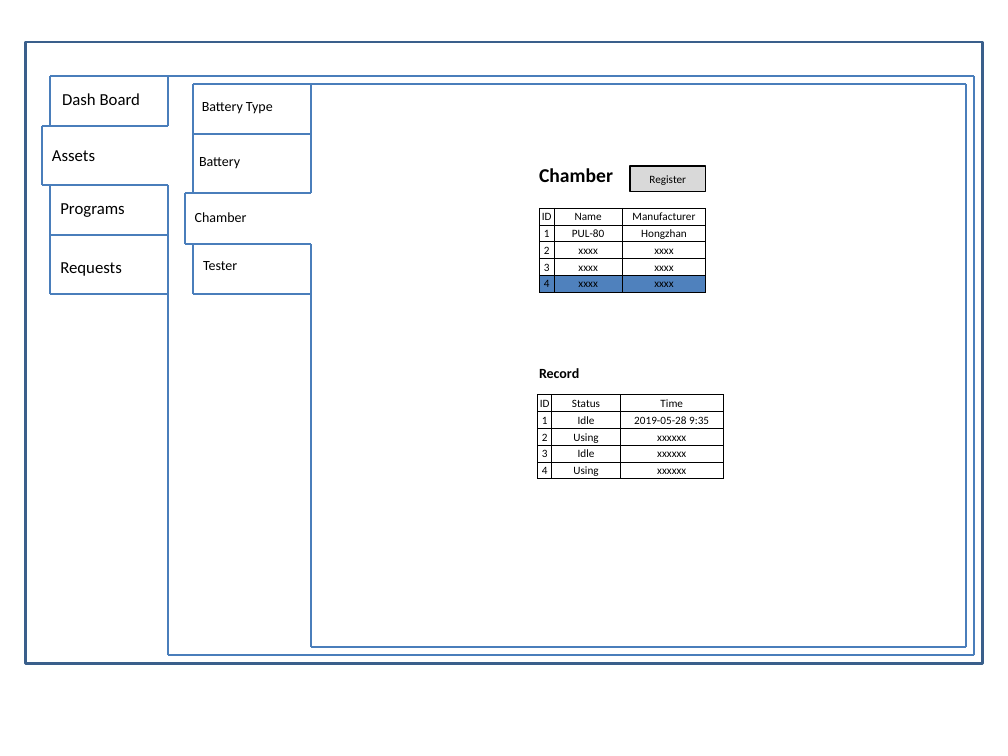
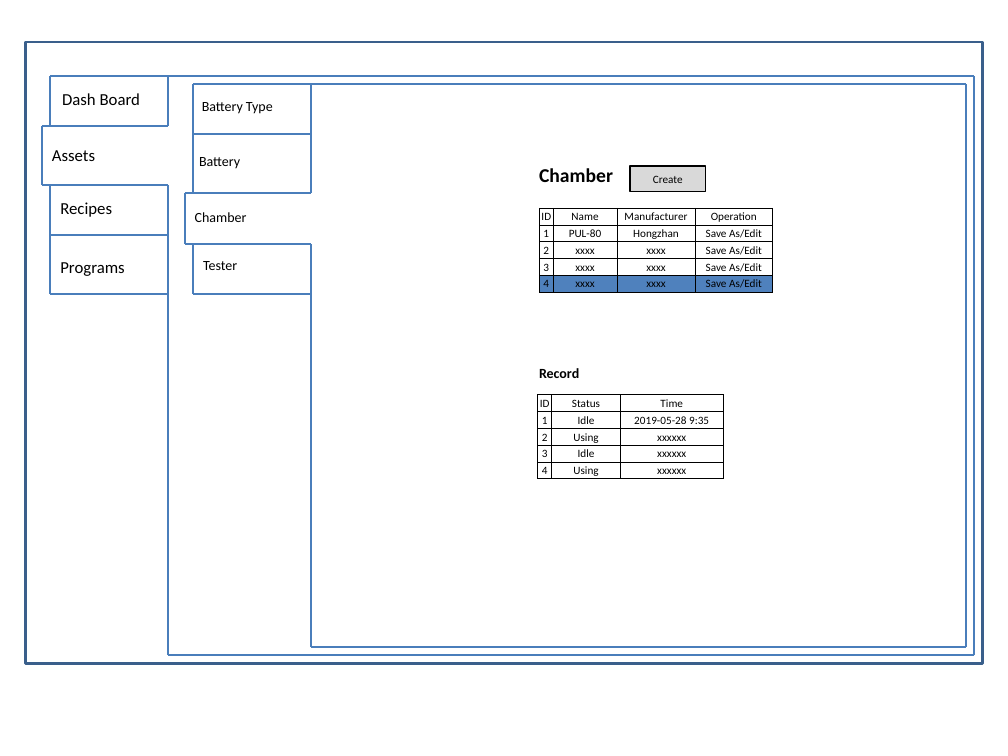
Before and after one commit to happylennychen/BCLabManager, a slide deck: slide 12 of Doc/UI Design.pptx (slide 9 before the commit). Drawn at 1008x756 pixels with LibreOffice and Linux fonts; fonts in the diff are those of the drawing. Boxes give left, top, right and bottom in pixels: in the first picture for what was removed or moved away, otherwise in the second. Text is boxed around its words. In the diff, an @@ line names an element or a change of style, - is before the commit and + after.

```diff
--- a/Doc/UI Design.pptx
+++ b/Doc/UI Design.pptx
@@ text in rectangle at bbox=[653, 175, 683, 183]: text changed @@
-Register
+Create
@@ text added at bbox=[60, 202, 112, 217], 12 pt, text #000000 @@
+Recipes
@@ table at bbox=[539, 208, 772, 292] @@
+column 4: Operation | Save As/Edit | Save As/Edit | Save As/Edit | Save As/Edit
@@ table: place and size @@
-table at bbox=[539, 208, 705, 291]
+table at bbox=[539, 208, 772, 292]
@@ text "Programs": place and size @@
-text "Programs" at bbox=[60, 203, 124, 217]
+text "Programs" at bbox=[60, 262, 124, 276]
@@ text removed at bbox=[60, 262, 122, 276] @@
-Requests
```
Also in this commit, not shown: 22 other slides changed, 7 slides added, 4 slides removed.
